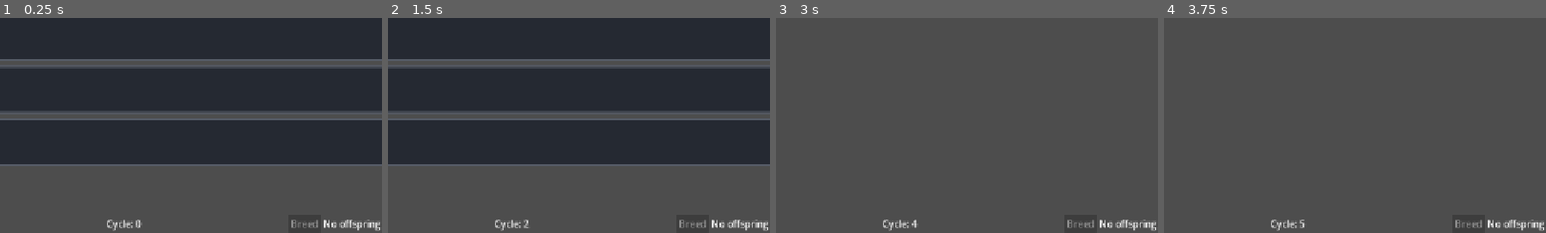
Above: before the commit, frames 1-4 (left to right).
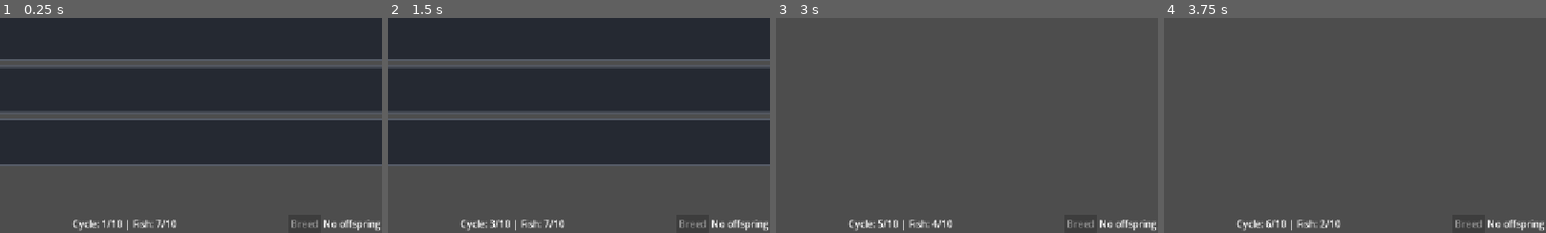
Above: after the commit, the same moments.

Repository: Impendable/project-guppy
Game: Godot game, scene res://ui/roster_screen.tscn
The game is run twice, just before and just after one commit, with the same random seed, the same clock (stepped at 60 frames per second) and the same inputs.
Inputs (mouse positions are % of the whole screen's width and height, from its top left):
- Up to frame 1 (0.25 s): no input
- Up to frame 2 (1.5 s): click "Advance Cycle" at 0.5 s; click "Advance Cycle" at 1.25 s
- Up to frame 3 (3 s): click "Advance Cycle" at 2 s; tap Enter at 2.75 s; move the mouse to (50, 6) at 2.77 s; click (50, 6) at 2.92 s
- Up to frame 4 (3.75 s): tap Space at 3.5 s; click (50, 6) at 3.67 s
The pictures show only the part of the screen within x 48-98%, y 50-100%; the shares and areas given below are measured in that part.

The runs differ from the first frame. In frame 1, 0.6% of the frame differs, in the area x 19-47%, y 93-100%; in frame 2, 0.7%; in frame 3, 0.7%; in frame 4, 0.7%.

Commit message:
fix: Updated roster screen to be just display and run_state to handle all the runtime functions. Tests work properly. Fixed typos

Diff:
--- a/project.godot
+++ b/project.godot
@@ -19,7 +19,6 @@
 [autoload]
 
 Debug="*uid://cyets0osknbbu"
-TimeManager="*uid://catmhlc7mubsg"
 
 [display]
 
--- a/sim/run_state.gd
+++ b/sim/run_state.gd
@@ -29,10 +29,14 @@
 
 
 func start_new_run(run_seed: int) -> void:
-	_rng.seed - run_seed
+	_rng.seed = run_seed
 	money = 0
 	cycle = FIRST_CYCLE
 
+	#Create population before notifying the screen
+	roster = RosterGenerator.generate(_registry, _rng)
+
+	assert(not roster.is_empty(), "The starting roster was not generated.")
 	assert(roster.size() < ROSTER_CAPACITY, "Start with a free breeding slot.")
 	#The fresh generator uses consecutive IDs. This is not a save loader.
 	for index in range(roster.size()):
@@ -70,7 +74,7 @@
 	return null
 
 
-func breeding_blok_reason(first_id: String, second_id: String) -> String:
+func breeding_block_reason(first_id: String, second_id: String) -> String:
 	var first := find_fish(first_id)
 	var second := find_fish(second_id)
 
@@ -87,7 +91,7 @@
 
 func breed_pair(first_id: String, second_id: String) -> FishData:
 	#Reject before consuming an Id or a random number
-	if not breeding_blok_reason(first_id, second_id).is_empty():
+	if not breeding_block_reason(first_id, second_id).is_empty():
 		return null
 
 	var mom := find_fish(first_id)
--- a/tests/test_run_state.gd
+++ b/tests/test_run_state.gd
@@ -26,7 +26,7 @@
 	run.start_new_run(TEST_SEED)
 	_check(_notifications == 1, "One notification after initialization.")
 	_check(run.cycle == 1 and run.money == 0, "Fresh cycle and wallet.")
-	_check(run.roster.size() == STARTING_COUNT, "Exactly seven starters.")
+	_check(run.roster.size() <= STARTING_COUNT, "Exactly seven starters.")
 	_check(run.last_cycle() == 10, "Ten-cycle market defines the last cycle.")
 	if run.roster.size() != STARTING_COUNT:
 		_finish()
--- a/tests/test_run_state.tscn
+++ b/tests/test_run_state.tscn
@@ -1,6 +1,6 @@
-[gd_scene load_steps=2 format=3]
+[gd_scene format=3 uid="uid://bixhhvvnif24h"]
 
-[ext_resource type="Script" path="res://tests/test_run_state.gd" id="1_test"]
+[ext_resource type="Script" uid="uid://bwymoyrqs83na" path="res://tests/test_run_state.gd" id="1_test"]
 
-[node name="RunStateTest" type="Node"]
+[node name="RunStateTest" type="Node" unique_id=1853829546]
 script = ExtResource("1_test")
--- a/ui/roster_screen.gd
+++ b/ui/roster_screen.gd
@@ -9,45 +9,34 @@
 @onready var breed_result_label: Label = %BreedResultlabel
 @onready var card_container: VBoxContainer = %FishCardContainer
 
-var registry: TraitRegistry
-var lifecycle_config: LifecycleConfig
+var run: RunState
 
-var roster: Array[FishData] = []
 var selected_parent_ids: Array[String] = []
 var cards_by_id: Dictionary[String, FishCard] = {}
-var next_fish_id: int = 0
 
 
 func _ready() -> void:
-	registry = load("res://resources/trait_registry.tres")
-	lifecycle_config = load("res://resources/lifecycle_config.tres")
-	roster = RosterGenerator.generate(registry, Debug.rng)
-	next_fish_id = roster.size()
+	var registry := load("res://resources/trait_registry.tres") as TraitRegistry
+	var lifecycle := load("res://resources/lifecycle_config.tres") as LifecycleConfig
+	var market := load("res://resources/checkpoint_market.tres") as MarketConfig
+	run = RunState.new(registry, lifecycle, market)
 
 	advance_button.pressed.connect(_on_advance_cycle_button_pressed)
-	TimeManager.cycle_advanced.connect(_on_cycle_advanced)
 	breed_button.pressed.connect(_on_breed_button_pressed)
-
-	cycle_label.text = "Cycle: %d" % TimeManager.cycle
-	_refresh_roster_ui()
+	run.changed.connect(_refresh_roster_ui)
+	_start_new_run()
 
 
 func _on_advance_cycle_button_pressed() -> void:
-	TimeManager.advance_cycle()
-
-
-func _on_cycle_advanced(cycle: int) -> void:
-	var dead := AgingSystem.advance(roster, lifecycle_config)
-	for fish in dead:
-		roster.erase(fish)
-	cycle_label.text = "Cycle: %d" % cycle
-	_refresh_roster_ui()
+	run.advance_cycle()
 
 
 func _refresh_roster_ui() -> void:
+	cycle_label.text = "Cycle: %d/%d | Fish: %d/%d" % [run.cycle, run.last_cycle(), run.roster.size(), RunState.ROSTER_CAPACITY]
+	advance_button.disabled = not run.can_advance_cycle()
 	var live_ids: Array[String] = []
 
-	for fish in roster:
+	for fish in run.roster:
 		assert(not fish.id.is_empty(), "A fish has no ID.")
 		assert(
 			not live_ids.has(fish.id),
@@ -73,8 +62,8 @@
 			obsolete_card.queue_free()
 
 	#Create missing cards and update all surviving cards
-	for index in range(roster.size()):
-		var fish := roster[index]
+	for index in range(run.roster.size()):
+		var fish := run.roster[index]
 
 		if not cards_by_id.has(fish.id):
 			var new_card := FISH_CARD.instantiate() as FishCard
@@ -134,81 +123,38 @@
 
 
 func _find_fish(fish_id: String) -> FishData:
-	for fish in roster:
-		if fish.id == fish_id:
-			return fish
-
-	return null
-
-
-func _allocate_fish_id() -> String:
-	var allocated_id := "fish_%d" % next_fish_id
-	next_fish_id += 1
-	return allocated_id
-
-
-func _get_breeding_parents() -> Array[FishData]:
-	if selected_parent_ids.size() != MAX_SELECTED_PARENTS:
-		return []
-	if selected_parent_ids[0] == selected_parent_ids[1]:
-		return []
-
-	var first := _find_fish(selected_parent_ids[0])
-	var second := _find_fish(selected_parent_ids[1])
-
-	if first == null or second == null:
-		return []
-	if(
-		first.life_stage != FishData.LifeStage.ADULT
-		or second.life_stage != FishData.LifeStage.ADULT
-	):
-		return []
-	#Always return mother first and father second
-	if(
-		first.sex == FishData.Sex.FEMALE
-		and second.sex == FishData.Sex.MALE
-	):
-		return [first, second]
-	if(
-		first.sex == FishData.Sex.MALE
-		and second.sex== FishData.Sex.FEMALE
-	):
-		return[second, first]
-	return []
+	return run.find_fish(fish_id)
 
 
 func _refresh_breed_button() -> void:
-	var parents := _get_breeding_parents()
-
-	breed_button.disabled = parents.is_empty()
-
-	breed_button.tooltip_text = (
-		"Select one adult female and one adult male."
-		if parents.is_empty()
-		else "Create one fry without advancing the cycle."
-	)
+	var reason := _breeding_block_reason()
+	breed_button.disabled = not reason.is_empty()
+	breed_button.tooltip_text = (reason if not reason.is_empty() else "Create one fry in a free roster slot.")
 
 
 func _on_breed_button_pressed() -> void:
-	var parents := _get_breeding_parents()
+	var reason := _breeding_block_reason()
+	if not reason.is_empty():
+		breed_result_label.text = reason
+		return
 
-	#Recheck the actual data before allocating an ID or breeding
-	if parents.is_empty():
-		_refresh_roster_ui()
+	var offspring := run.breed_pair(selected_parent_ids[0], selected_parent_ids[1])
+	if offspring == null:
 		return
-	var offspring := BreedingSystem.make_offspring(
-		parents[0],
-		parents[1],
-		_allocate_fish_id(),
-		registry,
-		Debug.rng
-	)
-
-	roster.append(offspring)
 
 	breed_result_label.text = "Last birth: %s | Glow: %s" % [
 		offspring.display_name,
-		offspring.cached_phenotype_dictionary["glow"],
+		offspring.cached_phenotype_dictionary["glow"]
 	]
 
-	_refresh_roster_ui()
+
+func _start_new_run() -> void:
+	selected_parent_ids.clear()
+	breed_result_label.text = "No offspring yet."
+	run.start_new_run(Debug.rng.seed)
+
+
+func _breeding_block_reason() -> String:
+	if selected_parent_ids.size() != MAX_SELECTED_PARENTS:
+		return "Select one adult female and one adult male."
+	return run.breeding_block_reason(selected_parent_ids[0], selected_parent_ids[1])
Not shown, added: tests/test_run_state.gd.uid
